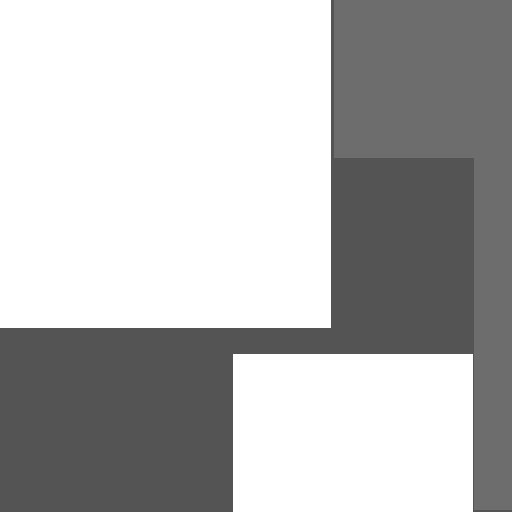
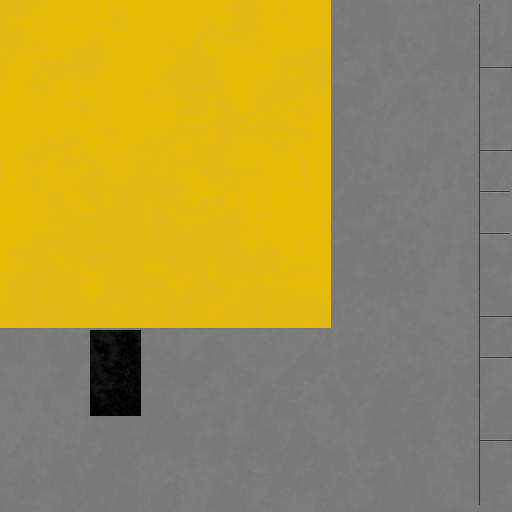
Before/after of a 512x512 layered artwork. What changed in the layer stack:
showed "Warstwa #4" over [479, 4, 512, 505]
showed "Warstwa #3" over [480, 66, 511, 442]
hid "Warstwa #2", painted on it over [0, 0, 512, 512]
showed "Warstwa" over [0, 0, 512, 512]
showed "Tło", painted on it over [0, 0, 512, 512]
